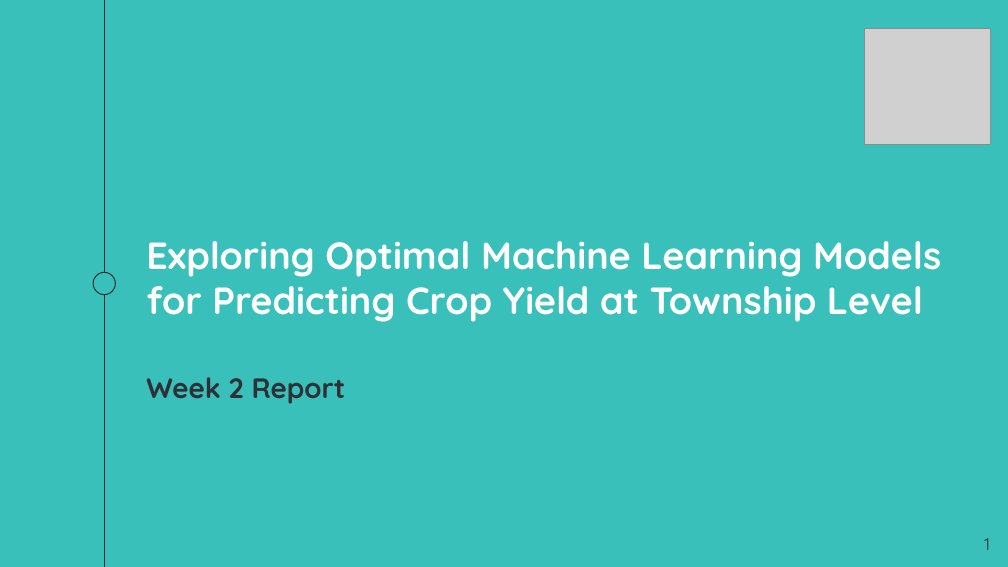
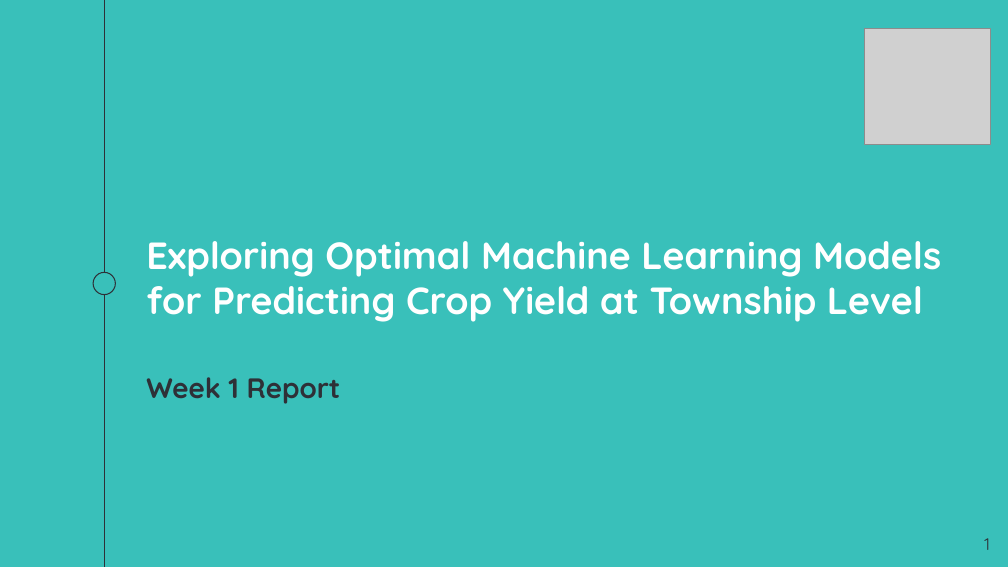
Before and after one commit to navdeep94/AAFC_UBC_Capstone_Crop_Prediction, a slide deck: slide 1 of admin/weekly-updates/AAFC_Capstone_week2.pptx. Drawn at 1008x567 pixels with LibreOffice and Linux fonts; fonts in the diff are those of the drawing; grey boxes stand for pictures. Boxes give left, top, right and bottom in pixels: in the first picture for what was removed or moved away, otherwise in the second. Text is boxed around its words. In the diff, an @@ line names an element or a change of style, - is before the commit and + after.

```diff
--- a/admin/weekly-updates/AAFC_Capstone_week2.pptx
+++ b/admin/weekly-updates/AAFC_Capstone_week2.pptx
@@ title at (146, 377, 341, 404): text changed @@
-Week 2 Report
+Week 1 Report
```
Also in this commit, not shown: 3 other slides changed, 1 slide removed, 5 other files.
